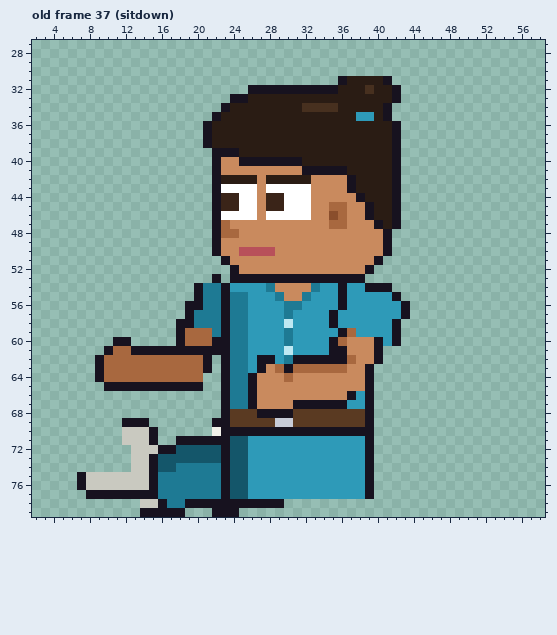
Edited in one commit: pixel-art file (sprites/clients/client_hygienist_left_anim.aseprite). Above: the version before the commit.
64x80 pixels, 85 frames. Colours within 5 levels of each other are drawn and written as one. Shown: old frame 37 (sitdown): x 2..58, y 27..79. The commit also changed other frames, which this record leaves out.
Once edited:
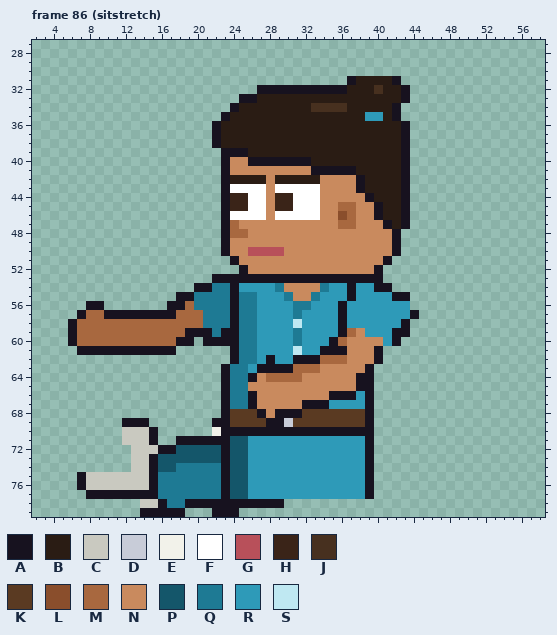
Palette (. is transparent): A #17121f  B #2a1c14  C #c9c9c0  D #c8ccd8  E #f2f2ea  F #ffffff  G #b8505a  H #3a2418  J #47301f  K #5a3a22  L #8a4e2c  M #a8683f  N #c98a5e  P #14566a  Q #1e7a94  R #2e9ab8  S #bfe8f2
A new or re-ordered frame is compared with the old frame closest to it.
Changes in this commit:
frames 85 -> 123
--- frame 86 (sitstretch) is new; against old frame 37 (sitdown)
@@ x 2..58 @@
 30 .........................................................
-31 ..................................ABBBBA.................
-32 ........................AAAAAAAAAABBBJBBA................
-33 ......................AABBBBBBBBBBBBBBBBA................
-34 .....................ABBBBBBBBJJJJBBBBBA.................
-35 ....................ABBBBBBBBBBBBBBBRRBA.................
-36 ...................ABBBBBBBBBBBBBBBBBBBBA................
-37 ...................ABBBBBBBBBBBBBBBBBBBBA................
-38 ...................ABBBBBBBBBBBBBBBBBBBBA................
-39 ....................AAABBBBBBBBBBBBBBBBBA................
-40 ....................ANNAAAAAAABBBBBBBBBBA................
-41 ....................ANNNNNNNNNAAAAABBBBBA................
-42 ....................ABBBBNBBBBBNNNNABBBBA................
-43 ....................AFFFFNFFFFFNNNNABBBBA................
-44 ....................AHHFFNHHFFFNNNNNABBBA................
-45 ....................AHHFFNHHFFFNNMMNNABBA................
-46 ....................AFFFFNFFFFFNNLMNNABBA................
-47 ....................AMNNNNNNNNNNNMMNNNABA................
-48 ....................AMMNNNNNNNNNNNNNNNNA.................
-49 ....................ANNNNNNNNNNNNNNNNNNA.................
-50 ....................ANNGGGGNNNNNNNNNNNNA.................
-51 .....................ANNNNNNNNNNNNNNNNA..................
-52 ......................ANNNNNNNNNNNNNNA...................
-53 ....................A.AAAAAAAAAAAAAAA....................
-54 ..................AQQARRRRQNNNNQRRARRAAA.................
-55 ..................AQQAQQRRRQNNQRRRARRRRRA................
-56 .................AAQQAQQRRRRQQRRRRARRRRRRA...............
-57 .................AQQQAQQRRRRQRRRRARRRRRRRA...............
-58 ................AAQQQAQQRRRRSRRRRARRRRRRA................
-59 ................AMMMQAQQRRRRQRRRRRAMRRRRA................
-60 .........AA.....AMMMAAQQRRRRQRRRRAMNNNARA................
-61 ........AMMAAAAAAAAAAAQQRRRRSRRRRAANNNA..................
-62 .......AMMMMMMMMMMMA.AQQRAARQAAAAAAMNNA..................
-63 .......AMMMMMMMMMMMA.AQQRANMAMMMMMMNNA...................
-64 .......AMMMMMMMMMMM..AQQANNNMNNNNNNNNA...................
-65 ........AAAAAAAAAAA..AQQANNNNNNNNNNNNA...................
-66 .....................AQQANNNNNNNNNNARA...................
-67 .....................AQQANNNNAAAAAARRA...................
-68 .....................AKKKAAAAKKKKKKKKA...................
-69 ..........AAA.......AAKKKKKDDKKKKKKKKA...................
+31 ...................................ABBBBA................
+32 .........................AAAAAAAAAABBBJBBA...............
+33 .......................AABBBBBBBBBBBBBBBBA...............
+34 ......................ABBBBBBBBJJJJBBBBBA................
+35 .....................ABBBBBBBBBBBBBBBRRBA................
+36 ....................ABBBBBBBBBBBBBBBBBBBBA...............
+37 ....................ABBBBBBBBBBBBBBBBBBBBA...............
+38 ....................ABBBBBBBBBBBBBBBBBBBBA...............
+39 .....................AAABBBBBBBBBBBBBBBBBA...............
+40 .....................ANNAAAAAAABBBBBBBBBBA...............
+41 .....................ANNNNNNNNNAAAAABBBBBA...............
+42 .....................ABBBBNBBBBBNNNNABBBBA...............
+43 .....................AFFFFNFFFFFNNNNABBBBA...............
+44 .....................AHHFFNHHFFFNNNNNABBBA...............
+45 .....................AHHFFNHHFFFNNMMNNABBA...............
+46 .....................AFFFFNFFFFFNNLMNNABBA...............
+47 .....................AMNNNNNNNNNNNMMNNNABA...............
+48 .....................AMMNNNNNNNNNNNNNNNNA................
+49 .....................ANNNNNNNNNNNNNNNNNNA................
+50 .....................ANNGGGGNNNNNNNNNNNNA................
+51 ......................ANNNNNNNNNNNNNNNNA.................
+52 .......................ANNNNNNNNNNNNNNA..................
+53 ....................AAAAAAAAAAAAAAAAAAA..................
+54 ..................AAQQARRRRQNNNNQRRARRAA.................
+55 ................AAQQQQAQQRRRQNNQRRRARRRRAA...............
+56 ......AA.......AAMQQQQAQQRRRRQQRRRARRRRRRR...............
+57 .....AMMAAAAAAAAMMMQQQAQQRRRRQRRRRARRRRRRRA..............
+58 ....AMMMMMMMMMMMMMMQQQAQQRRRRSRRRRARRRRRRA...............
+59 ....AMMMMMMMMMMMMAAAQAAQQRRRRQRRRRAMNRRRAA...............
+60 ....AMMMMMMMMMMMAA.AAAAQQRRRRQRRRAMNNNNRA................
+61 .....AAAAAAAAAAA......AQQRRRRSRRAAANNNA..................
+62 ......................AQQRARRAAAMMMNNNA..................
+63 .....................AQQRAAAAMMMNNNNNA...................
+64 .....................AQQANMMMMNNNNNNAA...................
+65 .....................AQQNNNNNNNNNNNNAA...................
+66 .....................AQQANNNNNNNNAAARA...................
+67 .....................AQQANNNNNAAARRRRA...................
+68 .....................AKKKANAAAKKKKKKKA...................
+69 ..........AAA.......AAKKKKAADKKKKKKKKA...................
 70 ..........CCCA......EAAAAAAAAAAAAAAAAA...................
Pixel boxes of the changes (left, top, right, bottom) in both pictures:
changed: (68, 76, 419, 427)
